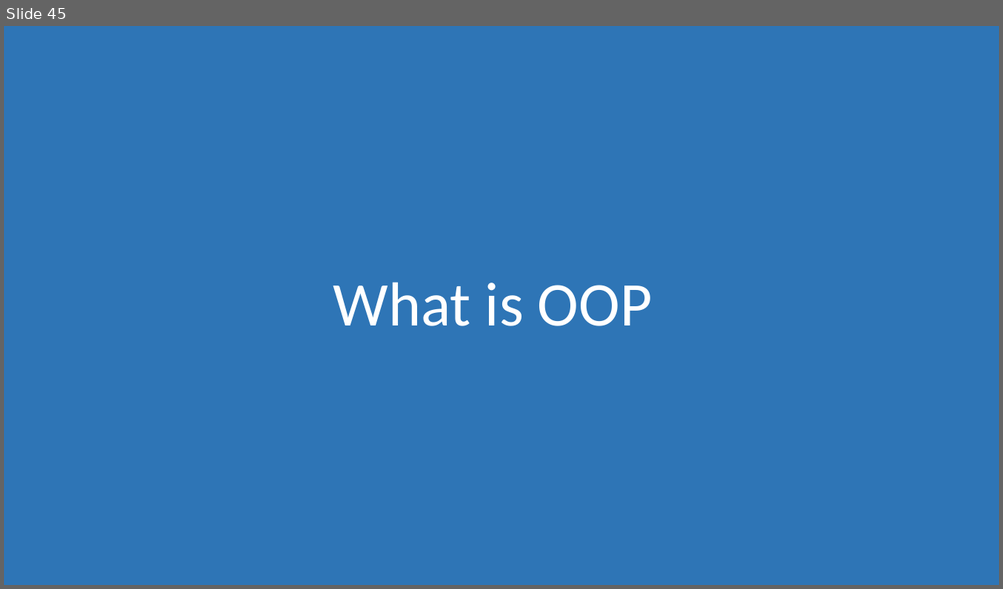
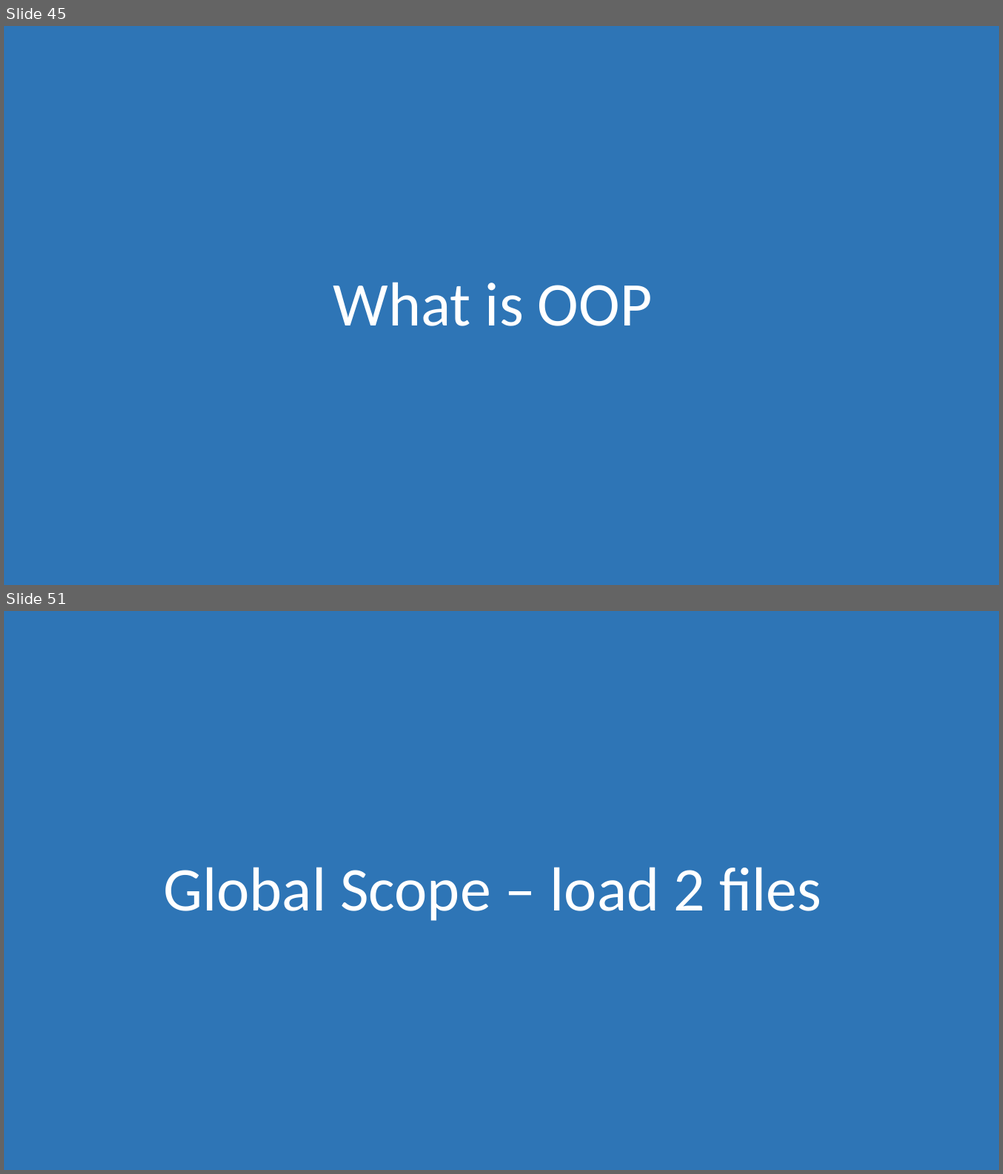
Before and after one commit to morkkis/PWD, a slide deck: presentations/Practical Web Dev.pptx. Shown one above the other, each under a label of ours: slide 45 before the commit, slides 45 and 51 after it; the slides between them are not shown. The pictures are 1003x589 and 1003x1174 pixels, drawn with LibreOffice and Linux fonts; fonts in the diff are those of the drawing. Boxes give left, top, right and bottom in pixels: in the first picture for what was removed or moved away, otherwise in the second. Text is boxed around its words. In the diff, an @@ line names an element or a change of style, - is before the commit and + after.

```diff
--- a/presentations/Practical Web Dev.pptx
+++ b/presentations/Practical Web Dev.pptx
@@ slide 51 added at box(4, 611, 999, 1170), background #FFFFFF @@
@@ rectangle added at box(4, 611, 999, 1170), fill #2E75B6 @@
@@ title added at box(163, 867, 821, 921), 60 pt, text #FFFFFF @@
+Global Scope – load 2 files
```
Also in this commit, not shown: 1 slide changed, 13 other slides added, 5 other files.
